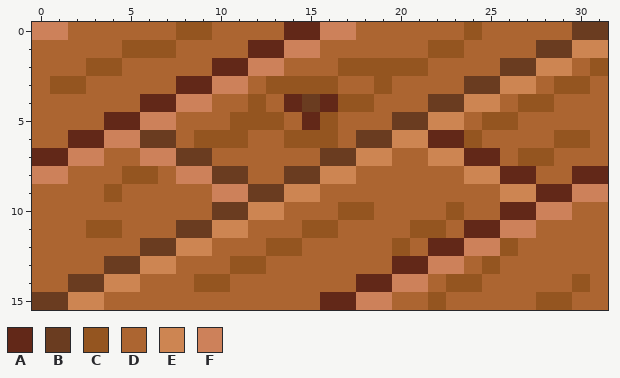
Pixel-art sprite, stored at project/raw_assets/img/game/ambient/Wood_Floor_8.png. The picture above was drawn from the file before the commit.
The file is 32x16 pixels. Colours within 5 levels of each other are drawn and written as one.
Palette (. is transparent): A #622818  B #6a3c20  C #945520  D #ac6531  E #cd8552  F #cd815a
Pixels before, first column x 0:
 0 FFDDDDDDCCDDDDAAFFDDDDDDCDDDDDBB
 1 DDDDDCCCDDDDAAFFDDDDDDCCDDDDBBEE
 2 DDDCCDDDDDAAFFDDDCCCCCDDDDBBEEDC
 3 DCCDDDDDAAFFDCCCCDDCDDDDBBEEDCCD
 4 DDDDDDAAFFDDCDABACCDDDBBEEDCCDDD
 5 DDDDAAFFDDDCCCDACDDDBBEEDCCDDDDD
 6 DDAAFFBBDCCCDDCCCDBBEEAACDDDDCCD
 7 AAFFDDFFBBDDDDDDBBEEDDEEAADCCDDD
 8 FFDDDCCDFFBBDDBBEEDDDDDDEEAADDAA
 9 DDDDCDDDDDFFBBEEDDDDDDDDDDEEAAFF
10 DDDDDDDDDDBBEEDDDCCDDDDCDDAAFFDD
11 DDDCCDDDBBEEDDDCCDDDDCCDAAFFDDDD
12 DDDDDDBBEEDDDCCDDDDDCDAAFFCDDDDD
13 DDDDBBEEDDDCCDDDDDDDAAFFDCDDDDDD
14 DDBBEEDDDCCDDDDDDDAAFFDCCDDDDDCD
15 BBEEDDDDDDDDDDDDAAFFDDCDDDDDCCDD
New version:
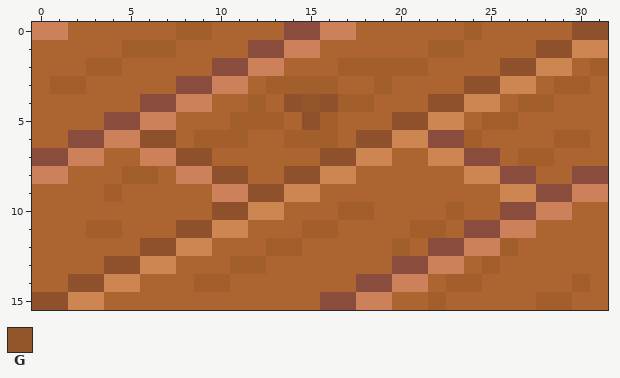
Colours new in this view: G #93562b
Author's note on the commit: Updated floor tiles & Room
From old to new:
Colour A changes from #622818 to #8a4c3d.
Colour B changes from #6a3c20 to #8f502c.
Colour C changes from #945520 to #a35f2b.
The author changed colour A to colour B in row 4 at x 14 and 16; in row 5 at x 15.
The author changed colour B to colour G in row 4 at x 15.
Where, in picture pixels (left, top, right, bottom), the same in both pictures:
changed: (32, 22, 608, 310)
